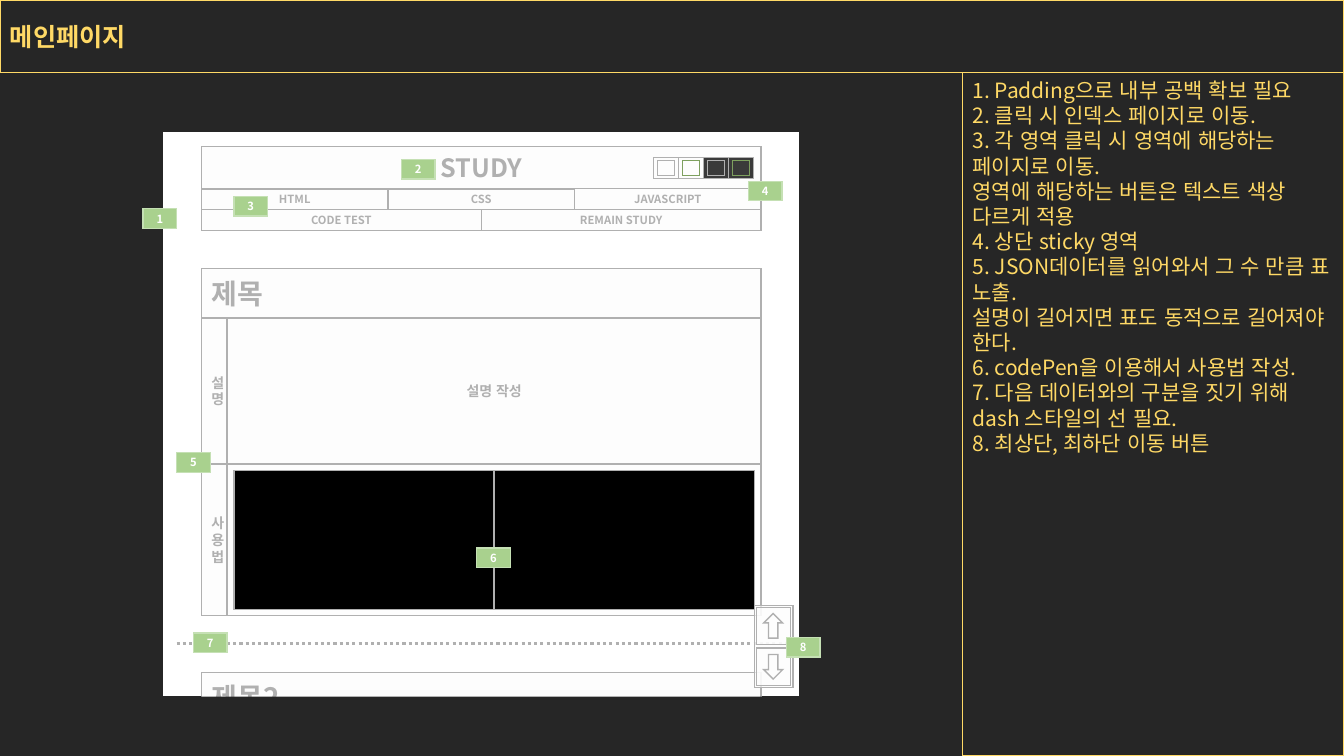
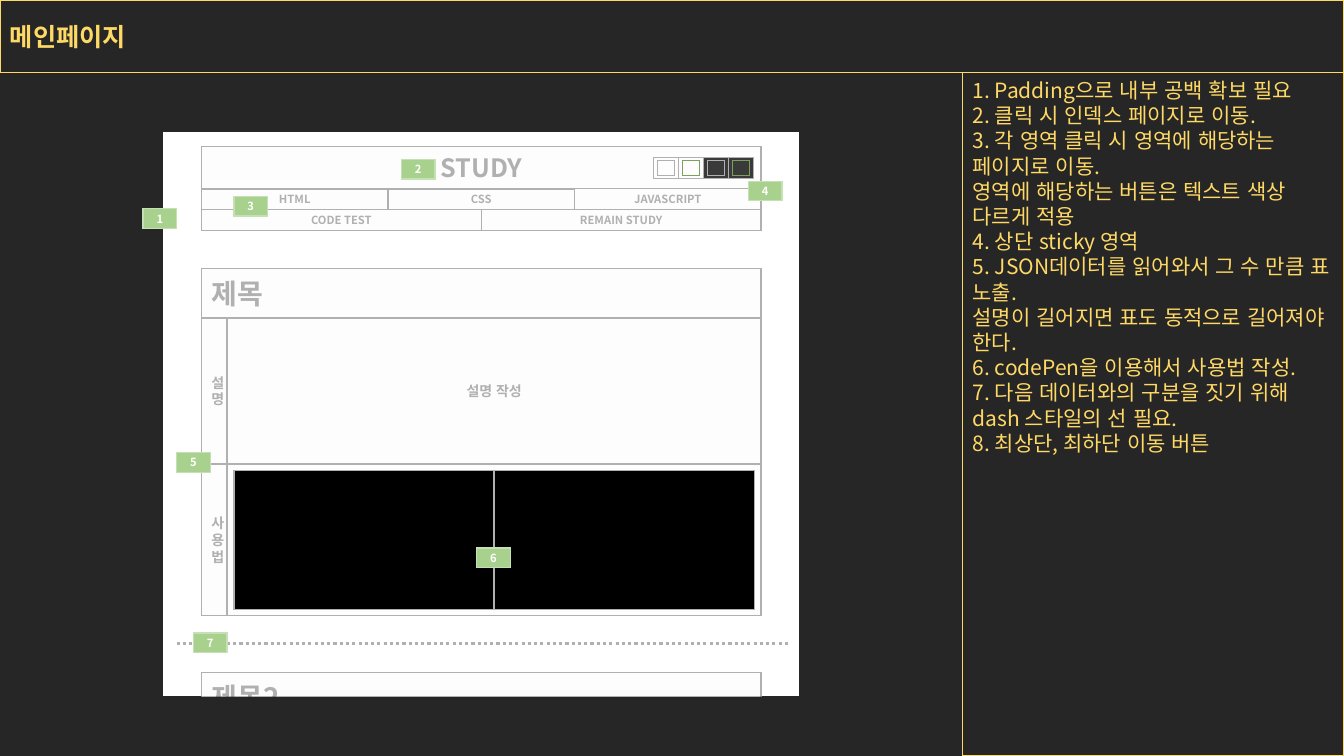
Before and after one commit to Scrimers/Study, a slide deck: slide 10 of [backup]/기획서.pptx (slide 5 before the commit). Drawn at 1344x756 pixels with LibreOffice and Linux fonts; fonts in the diff are those of the drawing. Boxes give left, top, right and bottom in pixels: in the first picture for what was removed or moved away, otherwise in the second. Text is boxed around its words. In the diff, an @@ line names an element or a change of style, - is before the commit and + after.

```diff
--- a/[backup]/기획서.pptx
+++ b/[backup]/기획서.pptx
@@ rectangle removed at (754, 606, 793, 688) @@
@@ rectangle removed at (757, 608, 791, 645) @@
@@ right arrow removed at (764, 614, 783, 638) @@
@@ rectangle removed at (757, 648, 791, 686) @@
@@ right arrow removed at (764, 655, 783, 679) @@
@@ rectangle removed at (786, 637, 820, 656) @@
-8
```
Also in this commit, not shown: 2 other slides changed, 5 slides added, 34 other files.
